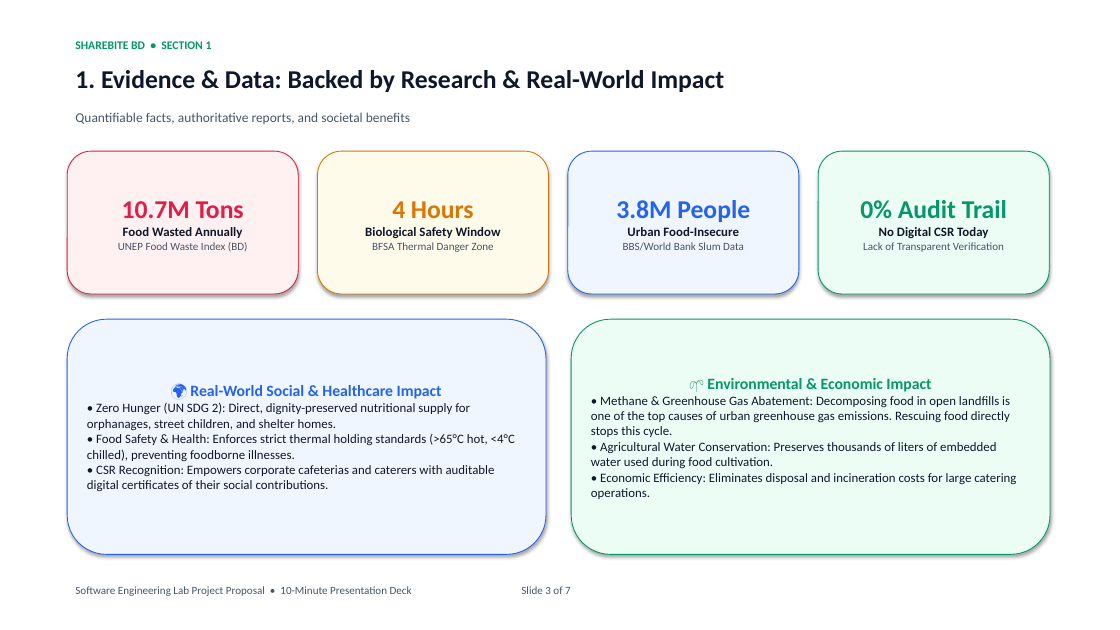
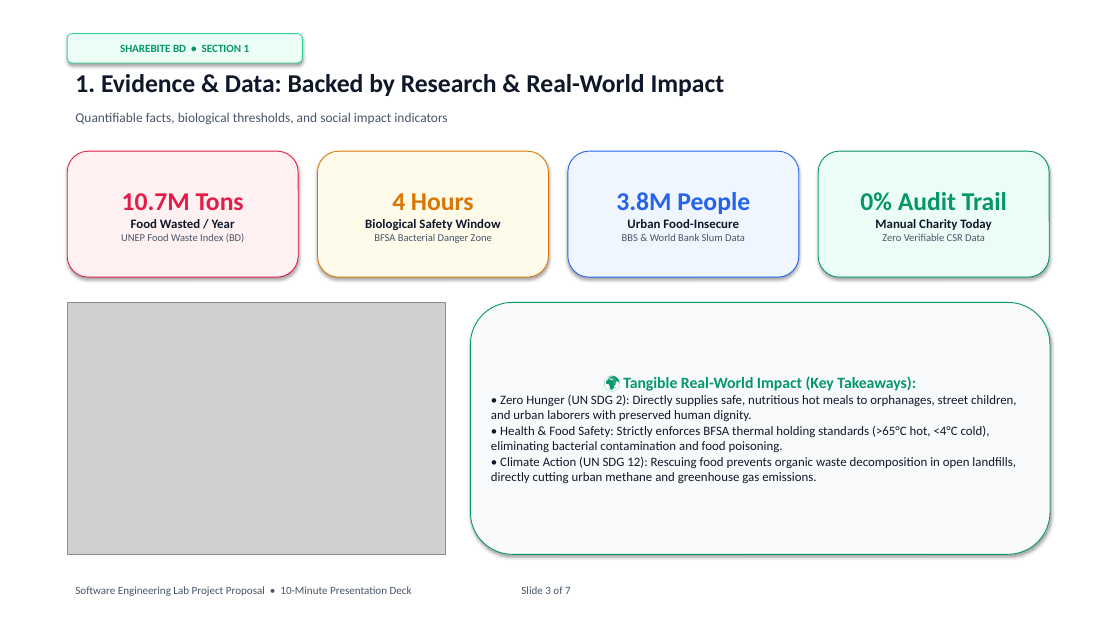
Before and after one commit to mahamudul-hasan7/shearbitebd, a slide deck: slide 3 of ShareBite_BD_SE_Lab_Presentation.pptx. Drawn at 1120x630 pixels with LibreOffice and Linux fonts; fonts in the diff are those of the drawing; grey boxes stand for pictures. Boxes give left, top, right and bottom in pixels: in the first picture for what was removed or moved away, otherwise in the second. Text is boxed around its words. In the diff, an @@ line names an element or a change of style, - is before the commit and + after.

Commit message:
feat(slides): revamp SE lab proposal slides with professional visuals, minimal key points, and embedded photos

```diff
--- a/ShareBite_BD_SE_Lab_Presentation.pptx
+++ b/ShareBite_BD_SE_Lab_Presentation.pptx
@@ rounded rectangle "SHAREBITE BD • SECTION 1" resized from (x1=75, y1=41, x2=212, y2=49) to (x1=67, y1=34, x2=302, y2=63) @@
@@ rounded rectangle "SHAREBITE BD • SECTION 1" at (x1=67, y1=34, x2=302, y2=63): size 10 to 9.5 pt; alignment left to centre; vertical alignment top to middle; fill none to #ECFDF5; outline none to #34D399 0.75 pt; shadow on @@
@@ text "1. Evidence & Data: Backed ..." moved from (x1=75, y1=70, x2=725, y2=92) to (x1=75, y1=74, x2=725, y2=96) @@
@@ text at (x1=75, y1=112, x2=447, y2=125): text changed @@
-Quantifiable facts, authoritative reports, and societal benefits
+Quantifiable facts, biological thresholds, and social impact indicators
@@ rounded rectangle "10.7M Tons" resized from (x1=67, y1=151, x2=298, y2=294) to (x1=67, y1=151, x2=298, y2=277) @@
@@ rounded rectangle "4 Hours" resized from (x1=318, y1=151, x2=549, y2=294) to (x1=318, y1=151, x2=549, y2=277) @@
@@ rounded rectangle "3.8M People" resized from (x1=568, y1=151, x2=799, y2=294) to (x1=568, y1=151, x2=799, y2=277) @@
@@ rounded rectangle "0% Audit Trail" resized from (x1=818, y1=151, x2=1049, y2=294) to (x1=818, y1=151, x2=1049, y2=277) @@
@@ text in rounded rectangle at (x1=121, y1=233, x2=245, y2=242): size 9.5 to 9 pt in "UNEP Food Waste Index (BD)" @@
@@ text in rounded rectangle at (x1=131, y1=219, x2=235, y2=228): text changed @@
-Food Wasted Annually
+Food Wasted / Year
@@ text in rounded rectangle at (x1=374, y1=234, x2=492, y2=243): text changed; size 9.5 to 9 pt @@
-BFSA Thermal Danger Zone
+BFSA Bacterial Danger Zone
@@ text in rounded rectangle at (x1=622, y1=233, x2=745, y2=241): text changed; size 9.5 to 9 pt @@
-BBS/World Bank Slum Data
+BBS & World Bank Slum Data
@@ text in rounded rectangle at (x1=882, y1=234, x2=985, y2=241): text changed; size 9.5 to 9 pt @@
-No Digital CSR Today
-Lack of Transparent Verification
+Manual Charity Today
+Zero Verifiable CSR Data
@@ rounded rectangle removed at (x1=67, y1=319, x2=546, y2=555) @@
-🌍 Real-World Social & Healthcare Impact
-• Zero Hunger (UN SDG 2): Direct, dignity-preserved nutritional supply for orphanages, street children, and shelter homes.
-• Food Safety & Health: Enforces strict thermal holding standards (>65°C hot, <4°C chilled), preventing foodborne illnesses.
-• CSR Recognition: Empowers corporate cafeterias and caterers with auditable digital certificates of their social contributions.
@@ picture added at (x1=67, y1=302, x2=445, y2=555) @@
@@ rounded rectangle "🌍 Tangible Real-World Impact (Key ..." resized from (x1=571, y1=319, x2=1050, y2=555) to (x1=471, y1=302, x2=1050, y2=555) @@
@@ rounded rectangle "🌍 Tangible Real-World Impact (Key ..." at (x1=471, y1=302, x2=1050, y2=555): fill #ECFDF5 to #F8FAFC @@
@@ text in rounded rectangle at (x1=491, y1=376, x2=1016, y2=483): text changed @@
-🌱 Environmental & Economic Impact
-• Methane & Greenhouse Gas Abatement: Decomposing food in open landfills is one of the top causes of urban greenhouse gas emissions. Rescuing food directly stops this cycle.
-• Agricultural Water Conservation: Preserves thousands of liters of embedded water used during food cultivation.
-• Economic Efficiency: Eliminates disposal and incineration costs for large catering operations.
+🌍 Tangible Real-World Impact (Key Takeaways):
+• Zero Hunger (UN SDG 2): Directly supplies safe, nutritious hot meals to orphanages, street children, and urban laborers with preserved human dignity.
+• Health & Food Safety: Strictly enforces BFSA thermal holding standards (>65°C hot, <4°C cold), eliminating bacterial contamination and food poisoning.
+• Climate Action (UN SDG 12): Rescuing food prevents organic waste decomposition in open landfills, directly cutting urban methane and greenhouse gas emissions.
```
Also in this commit, not shown: 6 other slides changed, 4 other files.
